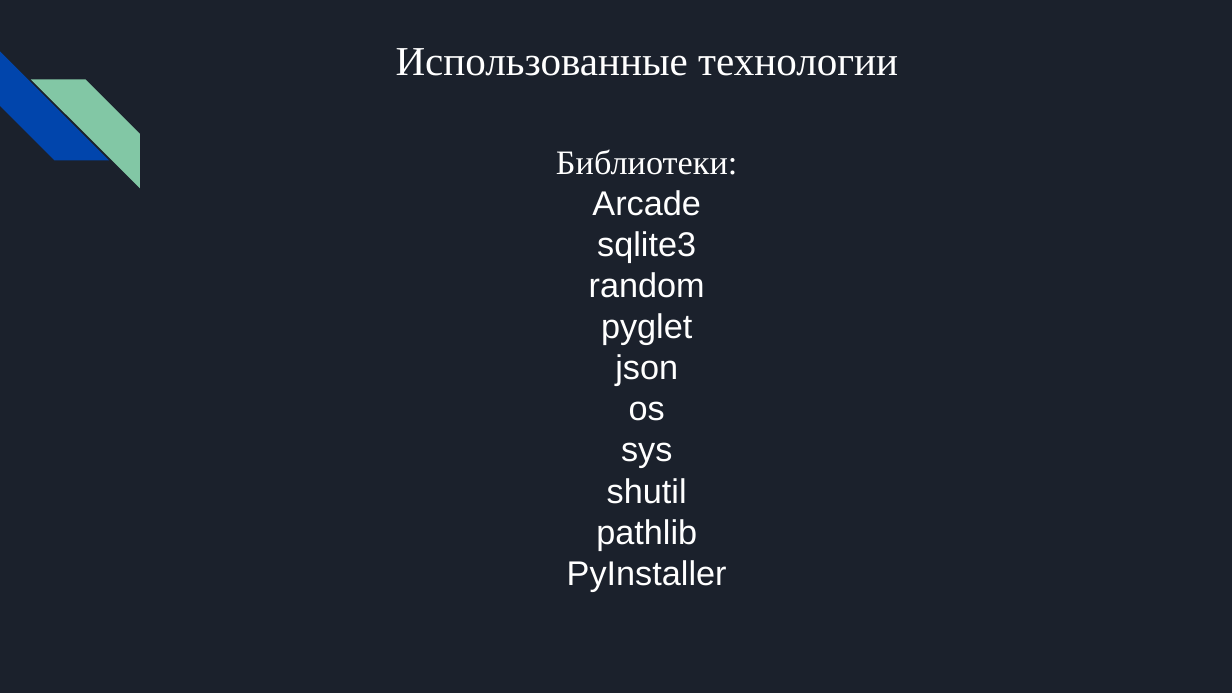
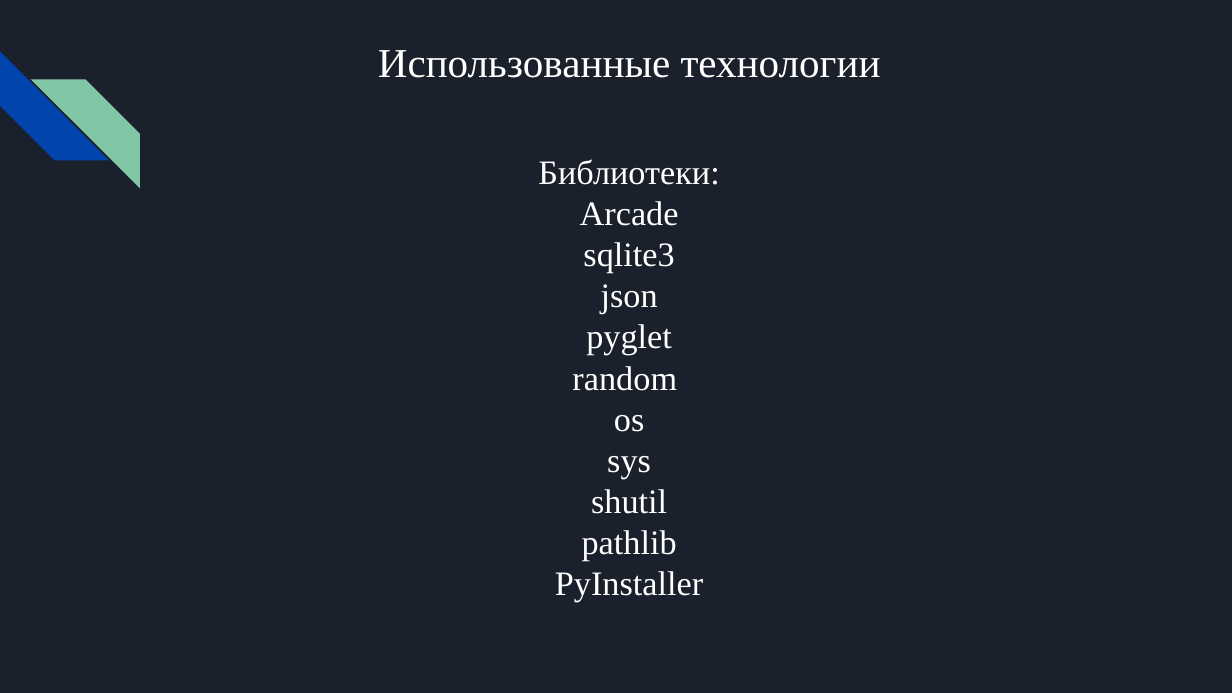
Before and after one commit to ShpakovskiVyacheslav/Arcade-project, a slide deck: slide 4 of documentation/Fish Hunter.pptx. Drawn at 1232x693 pixels with LibreOffice and Linux fonts; fonts in the diff are those of the drawing. Boxes give left, top, right and bottom in pixels: in the first picture for what was removed or moved away, otherwise in the second. Text is boxed around its words. In the diff, an @@ line names an element or a change of style, - is before the commit and + after.

```diff
--- a/documentation/Fish Hunter.pptx
+++ b/documentation/Fish Hunter.pptx
@@ title "Использованные технологии" moved from (x1=396, y1=48, x2=898, y2=76) to (x1=378, y1=50, x2=881, y2=78) @@
@@ text "Библиотеки:" moved from (x1=556, y1=149, x2=737, y2=591) to (x1=538, y1=159, x2=719, y2=602) @@
@@ text at (x1=555, y1=201, x2=703, y2=602): font Arial to Times New Roman in "Arcade", "sqlite3", "random", "os" and 4 more places @@
@@ text at (x1=586, y1=284, x2=672, y2=355): paragraphs added @@
+json
+pyglet
@@ text at (x1=601, y1=313, x2=692, y2=386): paragraphs removed @@
-pyglet
-json
```
Also in this commit, not shown: 6 other slides changed.
